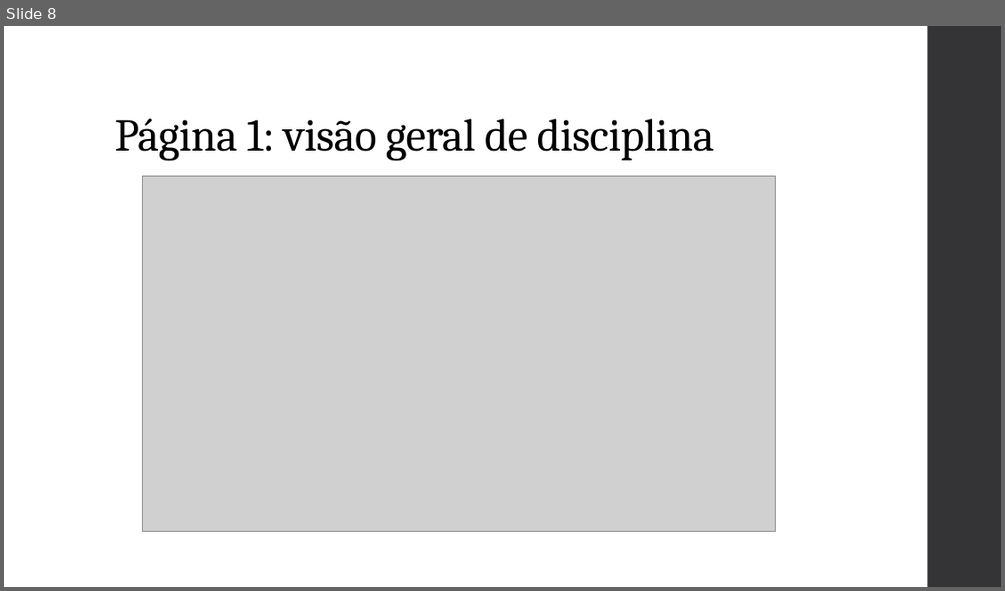
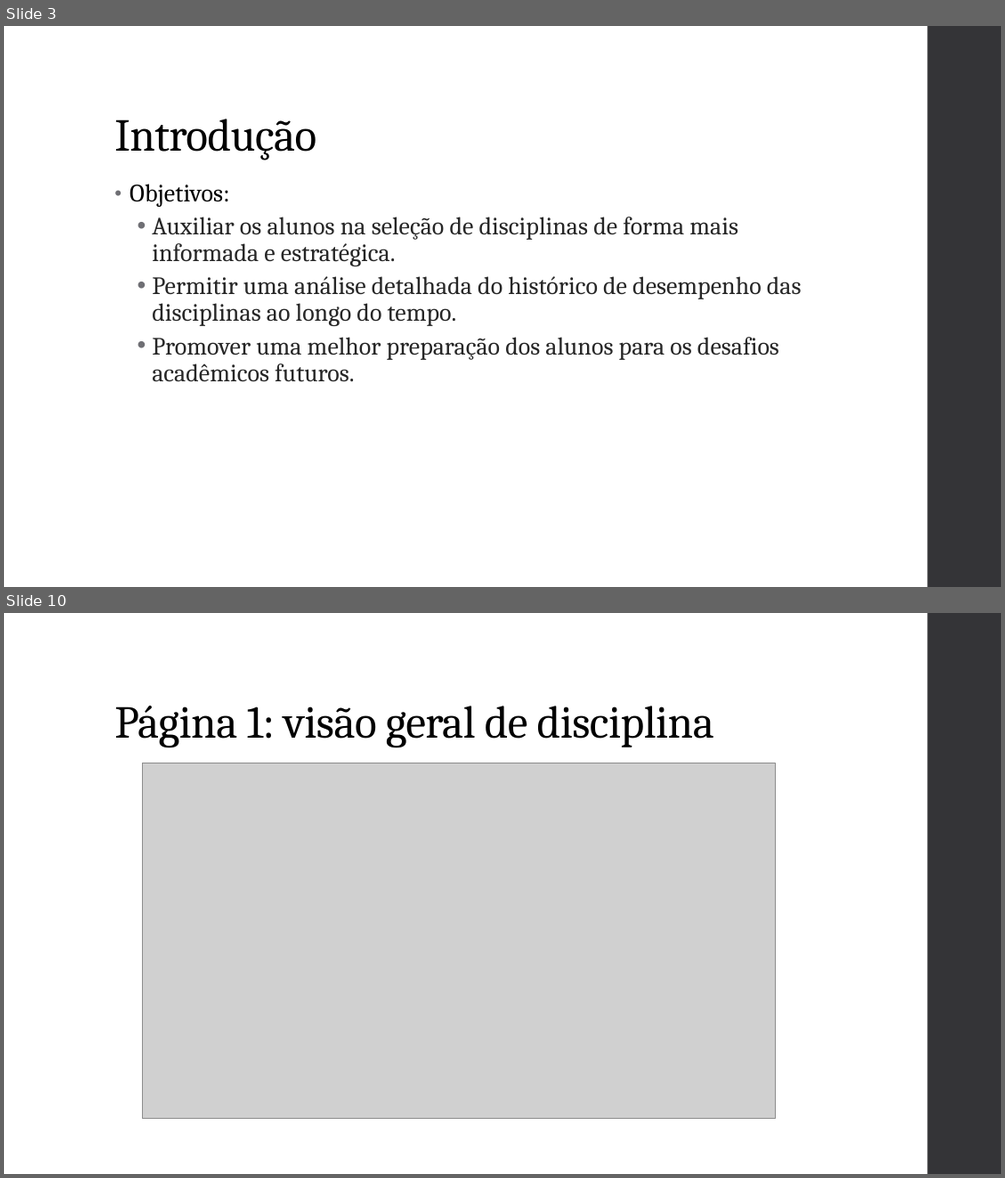
Before and after one commit to gvheisler/dashboard-disciplinas, a slide deck: presentation/presentation.pptx. Shown one above the other, each under a label of ours: slide 8 before the commit, slides 3 and 10 after it; the slides between them are not shown. The pictures are 1005x591 and 1005x1178 pixels, drawn with LibreOffice and Linux fonts; fonts in the diff are those of the drawing; grey boxes stand for pictures. Boxes give left, top, right and bottom in pixels: in the first picture for what was removed or moved away, otherwise in the second. Text is boxed around its words. In the diff, an @@ line names an element or a change of style, - is before the commit and + after.

```diff
--- a/presentation/presentation.pptx
+++ b/presentation/presentation.pptx
@@ slide 3 added at (4,26,1001,587), background #FFFFFF; not listed: 1 template element that a slide beside it also shows @@
@@ title added at (114,119,316,160), 44 pt, text #000000 @@
+Introdução
@@ text added at (129,184,801,382), 24 pt, text #262626 @@
+• Objetivos:
+  • Auxiliar os alunos na seleção de disciplinas de forma mais informada e estratégica.
+  • Permitir uma análise detalhada do histórico de desempenho das disciplinas ao longo do tempo.
+  • Promover uma melhor preparação dos alunos para os desafios acadêmicos futuros.
@@ what was slide 8 is now slide 10 @@
```
Also in this commit, not shown: 7 slides changed, 1 other slide added, 3 slides removed, 1 other file.
